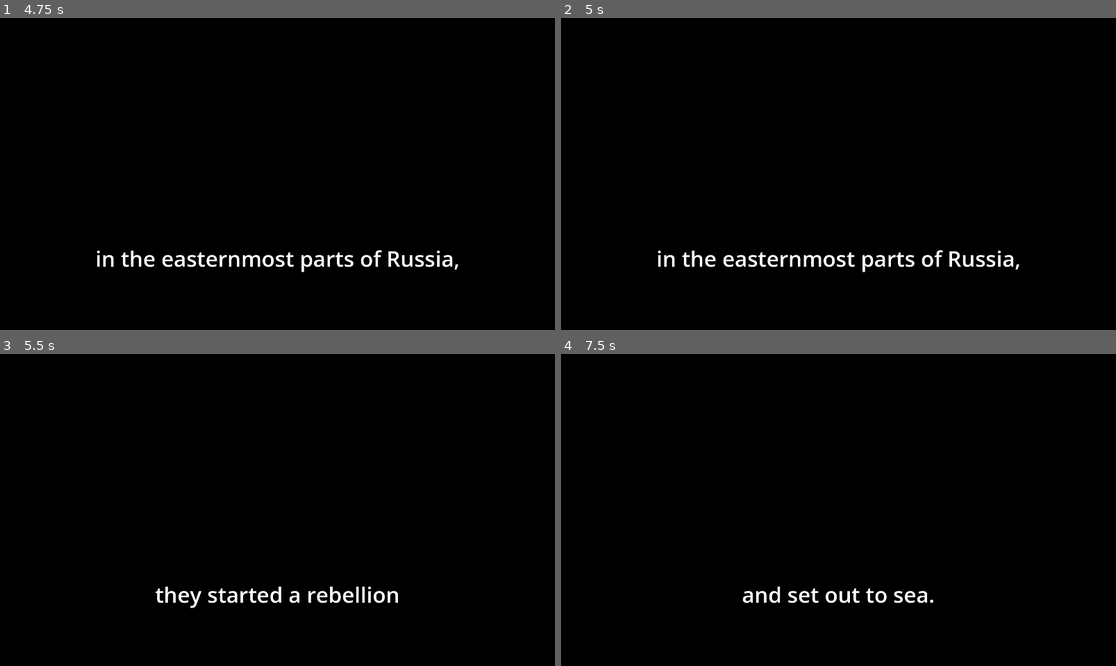
Above: before the commit, frames 1-4 (two rows, left to right).
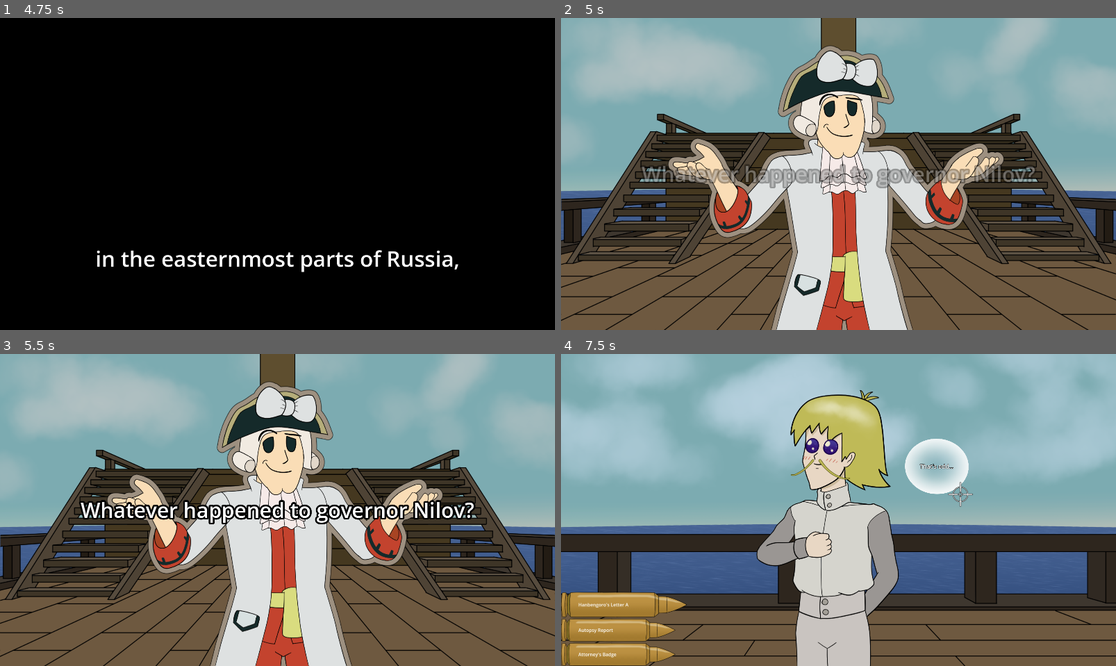
Above: after the commit, the same moments.

Repository: JamJestSimon/Danbengoro
Game: Godot game, scene res://MainMenu/main_menu.tscn
Two runs of this game, one before a commit and one after it. Both use one fixed random seed, a clock stepped at 60 frames per second and the inputs below. Sound files missing from this copy of the repository are replaced by a short silence.
Inputs (mouse positions are in pixels of both pictures, inside the frame that each line leads up to):
- Up to frame 1 (4.75 s): click "Start" at 0.5 s; tap Enter at 1.25, 2.75, 4.25 s; move the mouse to (399, 158) at 1.27 s; hold Space (SpeedUp) 1.28-2.03 s; click (399, 158) at 1.42 s; move the mouse to (166, 189) at 2.02 s; hold Ctrl (SlowDown) 2.03-2.78 s; click (166, 189) at 2.17 s; move the mouse to (333, 105) at 2.77 s; hold Space (SpeedUp) 2.78-4.28 s; click (333, 105) at 2.92 s; move the mouse to (249, 236) at 3.52 s; click (249, 236) at 3.67 s; move the mouse to (444, 220) at 4.27 s; hold Ctrl (SlowDown) from 4.28 s (still down); click (444, 220) at 4.42 s
- Up to frame 2 (5 s): keep holding Ctrl (SlowDown); tap Escape (Pause) at 4.9 s
- Up to frame 3 (5.5 s): keep holding Ctrl (SlowDown); move the mouse to (111, 463) at 5.02 s; click (111, 463) at 5.17 s
- Up to frame 4 (7.5 s): tap Space (SpeedUp) at 5.75 s; move the mouse to (866, 510) at 5.77 s; click (866, 510) at 5.92 s; move the mouse to (755, 432) at 6.52 s; release Ctrl (SlowDown) at 6.53 s; hold Space (SpeedUp) from 6.53 s (still down); click (755, 432) at 6.67 s; move the mouse to (960, 494) at 7.27 s; click (960, 494) at 7.42 s

Frame 1 is identical in both runs. In frame 2, 96% of the frame differs, in the area x 0-100%, y 0-100%; in frame 3, 95%; in frame 4, 98%.

Commit message:
controls in pause menu, skip intro (Escape), restart stage in pause

Diff:
--- a/MainMenu/main_menu.tscn
+++ b/MainMenu/main_menu.tscn
@@ -109,7 +109,7 @@
 theme_override_font_sizes/normal_font_size = 48
 theme_override_font_sizes/bold_font_size = 72
 text = "Game:
-Roczo, Simon, Paczor
+Roczo, JamJestSimon, Paczor
 ---
 Voice Acting:
 Natalia Napiórkowska, Tomasz Murawski
--- a/data/intro.json
+++ b/data/intro.json
@@ -1,368 +1,368 @@
 {
-    "lines": [
-        {
-            "text": "This is a story of four unfortunate men",
-            "image": ""
-        },
-        {
-            "text": "who embarked on a dangerous adventure",
-            "image": ""
-        },
-        {
-            "text": "aboard the ship \"St. Paul and Peter\"",
-            "image": ""
-        },
-        {
-            "text": "at the evening of the 18th century.",
-            "image": ""
-        },
-        {
-            "text": "Having been forced to live",
-            "image": ""
-        },
-        {
-            "text": "in the easternmost parts of Russia,",
-            "image": ""
-        },
-        {
-            "text": "they started a rebellion",
-            "image": ""
-        },
-        {
-            "text": "in which governor Grigorii Nilov was killed,",
-            "image": ""
-        },
-        {
-            "text": "they secured a ship",
-            "image": ""
-        },
-        {
-            "text": "and set out to sea.",
-            "image": ""
-        },
-        {
-            "text": "Each of these men left a record of their voyage,",
-            "image": ""
-        },
-        {
-            "text": "but each of them told a wildly different story.",
-            "image": ""
-        },
-        {
-            "text": "",
-            "image": ""
-        },
-        {
-            "text": "First, our main hero,",
-            "image": ""
-        },
-        {
-            "text": "Baron Maurice de Benyovsky.",
-            "image": "B"
-        },
-        {
-            "text": "Never truly a baron,",
-            "image": "B"
-        },
-        {
-            "text": "his story is that of unlikely adventures",
-            "image": "B"
-        },
-        {
-            "text": "and marvels of his command.",
-            "image": "B"
-        },
-        {
-            "text": "He claimed to be the sole commander,",
-            "image": "B"
-        },
-        {
-            "text": "unwilling slayer of the governor,",
-            "image": "B"
-        },
-        {
-            "text": "explorer of Alaska",
-            "image": "B"
-        },
-        {
-            "text": "and an amazing diplomat.",
-            "image": "B"
-        },
-        {
-            "text": "",
-            "image": ""
-        },
-        {
-            "text": "Next up is the Baron's right-hand man,",
-            "image": ""
-        },
-        {
-            "text": "Ippolit Stepanov.",
-            "image": "S"
-        },
-        {
-            "text": "Having travelled through Siberia together,",
-            "image": "S"
-        },
-        {
-            "text": "over time they grew apart.",
-            "image": "S"
-        },
-        {
-            "text": "In his retelling of the events,",
-            "image": "S"
-        },
-        {
-            "text": "Stepanov claimed to be the sole captain,",
-            "image": "S"
-        },
-        {
-            "text": "while his \"Hungarian Baron\"",
-            "image": "S"
-        },
-        {
-            "text": "was just a thorn in his side.",
-            "image": "S"
-        },
-        {
-            "text": "",
-            "image": ""
-        },
-        {
-            "text": "Third in this curious set",
-            "image": ""
-        },
-        {
-            "text": "is Ivan Ryumin,",
-            "image": "R"
-        },
-        {
-            "text": "who upon reading the diaries of Lord Anson,",
-            "image": "R"
-        },
-        {
-            "text": "craved for an adventure of his own.",
-            "image": "R"
-        },
-        {
-            "text": "His account is that of wonder and emotion",
-            "image": "R"
-        },
-        {
-            "text": "upon witnessing the exotic beauty",
-            "image": "R"
-        },
-        {
-            "text": "of the world outside Siberia.",
-            "image": "R"
-        },
-        {
-            "text": "Perpetually amazed by his findings,",
-            "image": "R"
-        },
-        {
-            "text": "he was never in the center of the story,",
-            "image": "R"
-        },
-        {
-            "text": "which made his description of it",
-            "image": "R"
-        },
-        {
-            "text": "significantly more objective.",
-            "image": "R"
-        },
-        {
-            "text": "",
-            "image": ""
-        },
-        {
-            "text": "Last but not least,",
-            "image": ""
-        },
-        {
-            "text": "an unfortunate soul",
-            "image": "I"
-        },
-        {
-            "text": "by the name of Gerasim Izmailov.",
-            "image": "I"
-        },
-        {
-            "text": "Having planned a mutiny",
-            "image": "I"
-        },
-        {
-            "text": "to end Benyovsky's command,",
-            "image": "I"
-        },
-        {
-            "text": "he was abandoned",
-            "image": "I"
-        },
-        {
-            "text": "on a deserted island,",
-            "image": "I"
-        },
-        {
-            "text": "where he lost his mind,",
-            "image": "I"
-        },
-        {
-            "text": "plotted revenge",
-            "image": "I"
-        },
-        {
-            "text": "and was saved one year later.",
-            "image": "I"
-        },
-        {
-            "text": "Having obained a ship of his own,",
-            "image": "I"
-        },
-        {
-            "text": "he set out on the Baron's trail,",
-            "image": "I"
-        },
-        {
-            "text": "only to learn the hard way",
-            "image": "I"
-        },
-        {
-            "text": "that the Japanese shores",
-            "image": "I"
-        },
-        {
-            "text": "are a hostile land",
-            "image": "I"
-        },
-        {
-            "text": "due to a series of letters",
-            "image": "I"
-        },
-        {
-            "text": "dubbed the \"Hanbengoro's Warning\".",
-            "image": "I"
-        },
-        {
-            "text": "Having lost hope,",
-            "image": "I"
-        },
-        {
-            "text": "he explored tha shores of Alaska,",
-            "image": "I"
-        },
-        {
-            "text": "where now he meets the expedition",
-            "image": "I"
-        },
-        {
-            "text": "led by Captain James Cook,",
-            "image": "I"
-        },
-        {
-            "text": "with you being the only Russian on board.",
-            "image": "I"
-        },
-        {
-            "text": "",
-            "image": ""
-        },
-        {
-            "text": "He asks you for one tiny favor",
-            "image": ""
-        },
-        {
-            "text": "not to him, but to the Motherland",
-            "image": ""
-        },
-        {
-            "text": "and to the Empress Catherine II",
-            "image": ""
-        },
-        {
-            "text": "to enact revenge on the \"Baron\"",
-            "image": ""
-        },
-        {
-            "text": "by making him admit",
-            "image": ""
-        },
-        {
-            "text": "that he's the Hanbengoro.",
-            "image": ""
-        },
-        {
-            "text": "The power of his determination",
-            "image": ""
-        },
-        {
-            "text": "sent you on a journey",
-            "image": ""
-        },
-        {
-            "text": "beyond the shores of the mortal coil",
-            "image": ""
-        },
-        {
-            "text": "to take him down",
-            "image": ""
-        },
-        {
-            "text": "in the mystical ship",
-            "image": ""
-        },
-        {
-            "text": "called \"Collective Subconscious\".",
-            "image": ""
-        },
-        {
-            "text": "",
-            "image": ""
-        },
-        {
-            "text": "RED thought bubbles are those you can shoot,",
-            "image": ""
-        },
-        {
-            "text": "as well as use as bullets.",
-            "image": ""
-        },
-        {
-            "text": "RIGHT-CLICK a red bubble to load it,",
-            "image": ""
-        },
-        {
-            "text": "LEFT-CLICK one to shoot it.",
-            "image": ""
-        },
-        {
-            "text": "SCROLL to cycle through them.",
-            "image": ""
-        },
-        {
-            "text": "The right combination will let you go further.",
-            "image": ""
-        },
-        {
-            "text": "There is always one correct argument.",
-            "image": ""
-        },
-        {
-            "text": "CTRL will slow down time,",
-            "image": ""
-        },
-        {
-            "text": "while SPACE will speed it up.",
-            "image": ""
-        },
-        {
-            "text": "Good luck, commander.",
-            "image": ""
-        },
-        {
-            "text": "Why don't we start with one important question:",
-            "image": ""
-        }
-    ]
+	"lines": [
+		{
+			"text": "This is a story of four unfortunate men",
+			"image": ""
+		},
+		{
+			"text": "who embarked on a dangerous adventure",
+			"image": ""
+		},
+		{
+			"text": "aboard the ship \"St. Paul and Peter\"",
+			"image": ""
+		},
+		{
+			"text": "at the evening of the 18th century.",
+			"image": ""
+		},
+		{
+			"text": "Having been forced to live",
+			"image": ""
+		},
+		{
+			"text": "in the easternmost parts of Russia,",
+			"image": ""
+		},
+		{
+			"text": "they started a rebellion",
+			"image": ""
+		},
+		{
+			"text": "in which governor Grigorii Nilov was killed,",
+			"image": ""
+		},
+		{
+			"text": "they secured a ship",
+			"image": ""
+		},
+		{
+			"text": "and set out to sea.",
+			"image": ""
+		},
+		{
+			"text": "Each of these men left a record of their voyage,",
+			"image": ""
+		},
+		{
+			"text": "but each of them told a wildly different story.",
+			"image": ""
+		},
+		{
+			"text": "",
+			"image": ""
+		},
+		{
+			"text": "First, our main hero,",
+			"image": ""
+		},
+		{
+			"text": "Baron Maurice de Benyovsky.",
+			"image": "B"
+		},
+		{
+			"text": "Never truly a baron,",
+			"image": "B"
+		},
+		{
+			"text": "his story is that of unlikely adventures",
+			"image": "B"
+		},
+		{
+			"text": "and marvels of his command.",
+			"image": "B"
+		},
+		{
+			"text": "He claimed to be the sole commander,",
+			"image": "B"
+		},
+		{
+			"text": "unwilling slayer of the governor,",
+			"image": "B"
+		},
+		{
+			"text": "explorer of Alaska",
+			"image": "B"
+		},
+		{
+			"text": "and an amazing diplomat.",
+			"image": "B"
+		},
+		{
+			"text": "",
+			"image": ""
+		},
+		{
+			"text": "Next up is the Baron's right-hand man,",
+			"image": ""
+		},
+		{
+			"text": "Ippolit Stepanov.",
+			"image": "S"
+		},
+		{
+			"text": "Having travelled through Siberia together,",
+			"image": "S"
+		},
+		{
+			"text": "over time they grew apart.",
+			"image": "S"
+		},
+		{
+			"text": "In his retelling of the events,",
+			"image": "S"
+		},
+		{
+			"text": "Stepanov claimed to be the sole captain,",
+			"image": "S"
+		},
+		{
+			"text": "while his \"Hungarian Baron\"",
+			"image": "S"
+		},
+		{
+			"text": "was just a thorn in his side.",
+			"image": "S"
+		},
+		{
+			"text": "",
+			"image": ""
+		},
+		{
+			"text": "Third in this curious set",
+			"image": ""
+		},
+		{
+			"text": "is Ivan Ryumin,",
+			"image": "R"
+		},
+		{
+			"text": "who upon reading the diaries of Lord Anson,",
+			"image": "R"
+		},
+		{
+			"text": "craved for an adventure of his own.",
+			"image": "R"
+		},
+		{
+			"text": "His account is that of wonder and emotion",
+			"image": "R"
+		},
+		{
+			"text": "upon witnessing the exotic beauty",
+			"image": "R"
+		},
+		{
+			"text": "of the world outside Siberia.",
+			"image": "R"
+		},
+		{
+			"text": "Perpetually amazed by his findings,",
+			"image": "R"
+		},
+		{
+			"text": "he was never in the center of the story,",
+			"image": "R"
+		},
+		{
+			"text": "which made his description of it",
+			"image": "R"
+		},
+		{
+			"text": "significantly more objective.",
+			"image": "R"
+		},
+		{
+			"text": "",
+			"image": ""
+		},
+		{
+			"text": "Last but not least,",
+			"image": ""
+		},
+		{
+			"text": "an unfortunate soul",
+			"image": "I"
+		},
+		{
+			"text": "by the name of Gerasim Izmailov.",
+			"image": "I"
+		},
+		{
+			"text": "Having planned a mutiny",
+			"image": "I"
+		},
+		{
+			"text": "to end Benyovsky's command,",
+			"image": "I"
+		},
+		{
+			"text": "he was abandoned",
+			"image": "I"
+		},
+		{
+			"text": "on a deserted island,",
+			"image": "I"
+		},
+		{
+			"text": "where he lost his mind,",
+			"image": "I"
+		},
+		{
+			"text": "plotted revenge",
+			"image": "I"
+		},
+		{
+			"text": "and was saved one year later.",
+			"image": "I"
+		},
+		{
+			"text": "Having obained a ship of his own,",
+			"image": "I"
+		},
+		{
+			"text": "he set out on the Baron's trail,",
+			"image": "I"
+		},
+		{
+			"text": "only to learn the hard way",
+			"image": "I"
+		},
+		{
+			"text": "that the Japanese shores",
+			"image": "I"
+		},
+		{
+			"text": "are a hostile land",
+			"image": "I"
+		},
+		{
+			"text": "due to a series of letters",
+			"image": "I"
+		},
+		{
+			"text": "dubbed the \"Hanbengoro's Warning\".",
+			"image": "I"
+		},
+		{
+			"text": "Having lost hope,",
+			"image": "I"
+		},
+		{
+			"text": "he explored tha shores of Alaska,",
+			"image": "I"
+		},
+		{
+			"text": "where now he meets the expedition",
+			"image": "I"
+		},
+		{
+			"text": "led by Captain James Cook,",
+			"image": "I"
+		},
+		{
+			"text": "with you being the only Russian on board.",
+			"image": "I"
+		},
+		{
+			"text": "",
+			"image": ""
+		},
+		{
+			"text": "He asks you for one tiny favor",
+			"image": ""
+		},
+		{
+			"text": "not to him, but to the Motherland",
+			"image": ""
+		},
+		{
+			"text": "and to the Empress Catherine II",
+			"image": ""
+		},
+		{
+			"text": "to enact revenge on the \"Baron\"",
+			"image": ""
+		},
+		{
+			"text": "by making him admit",
+			"image": ""
+		},
+		{
+			"text": "that he's the Hanbengoro.",
+			"image": ""
+		},
+		{
+			"text": "The power of his determination",
+			"image": ""
+		},
+		{
+			"text": "sent you on a journey",
+			"image": ""
+		},
+		{
+			"text": "beyond the shores of the mortal coil",
+			"image": ""
+		},
+		{
+			"text": "to take him down",
+			"image": ""
+		},
+		{
+			"text": "in the mystical ship",
+			"image": ""
+		},
+		{
+			"text": "called \"Collective Subconscious\".",
+			"image": ""
+		},
+		{
+			"text": "",
+			"image": ""
+		},
+		{
+			"text": "RED thought bubbles are those you can shoot,",
+			"image": ""
+		},
+		{
+			"text": "as well as use as bullets.",
+			"image": ""
+		},
+		{
+			"text": "RIGHT-CLICK a red bubble to load it,",
+			"image": ""
+		},
+		{
+			"text": "LEFT-CLICK one to shoot it.",
+			"image": ""
+		},
+		{
+			"text": "SCROLL to cycle through them.",
+			"image": ""
+		},
+		{
+			"text": "The right combination will let you go further.",
+			"image": ""
+		},
+		{
+			"text": "There is always one correct argument.",
+			"image": ""
+		},
+		{
+			"text": "CTRL will slow down time,",
+			"image": ""
+		},
+		{
+			"text": "while SPACE will speed it up.",
+			"image": ""
+		},
+		{
+			"text": "Good luck, commander.",
+			"image": ""
+		},
+		{
+			"text": "Why don't we start with one important question:",
+			"image": ""
+		}
+	]
   }
--- a/project.godot
+++ b/project.godot
@@ -34,6 +34,7 @@
 
 folder_colors={
 "res://MainMenu/": "green",
+"res://SFX/": "yellow",
 "res://music/": "blue"
 }
 
--- a/scenes/shooting_stage.tscn
+++ b/scenes/shooting_stage.tscn
@@ -105,7 +105,6 @@
 [node name="PauseMenu" type="CanvasLayer" parent="."]
 process_mode = 3
 layer = 100
-visible = false
 script = ExtResource("10_kxbn5")
 
 [node name="ColorRect" type="ColorRect" parent="PauseMenu"]
@@ -140,10 +139,30 @@
 theme_override_font_sizes/font_size = 72
 text = "Resume"
 
+[node name="RestartStage" type="Button" parent="PauseMenu/VBoxContainer"]
+layout_mode = 2
+theme_override_font_sizes/font_size = 72
+text = "Restart Stage"
+
 [node name="ToMenu" type="Button" parent="PauseMenu/VBoxContainer"]
 layout_mode = 2
 theme_override_font_sizes/font_size = 72
 text = "Exit to Menu"
+
+[node name="RichTextLabel4" type="RichTextLabel" parent="PauseMenu"]
+anchors_preset = 12
+anchor_top = 1.0
+anchor_right = 1.0
+anchor_bottom = 1.0
+offset_top = -134.0
+grow_horizontal = 2
+grow_vertical = 0
+theme_override_font_sizes/normal_font_size = 48
+bbcode_enabled = true
+text = "[center]RIGHT-CLICK a red bubble to load it | LEFT-CLICK one to shoot it
+CTRL - slow down time | Space - speed it up[/center]"
+fit_content = true
+scroll_active = false
 
 [node name="Music" type="AudioStreamPlayer" parent="."]
 stream = ExtResource("11_yc2wb")
@@ -157,4 +176,5 @@
 bus = &"SFX"
 
 [connection signal="button_down" from="PauseMenu/VBoxContainer/Resume" to="PauseMenu" method="_on_resume_button_down"]
+[connection signal="button_down" from="PauseMenu/VBoxContainer/RestartStage" to="PauseMenu" method="_on_restart_stage_button_down"]
 [connection signal="button_down" from="PauseMenu/VBoxContainer/ToMenu" to="PauseMenu" method="_on_to_menu_button_down"]
--- a/scripts/intro_controller.gd
+++ b/scripts/intro_controller.gd
@@ -17,7 +17,7 @@
 
 func next_line() -> void:
 	if line == lines_total:
-		get_tree().change_scene_to_file("res://scenes/shooting_stage.tscn")
+		changeToNextScene()
 	else:
 		var selected_image = jsonData["lines"][line]["image"]
 		speaker.visible = true
@@ -36,8 +36,13 @@
 		speechbox.text = "[center]%s[/center]" % text
 		line += 1
 
+func changeToNextScene():
+	get_tree().change_scene_to_file("res://scenes/shooting_stage.tscn")
+
 func _input(event: InputEvent) -> void:
 	if event is InputEventMouseButton:
 		var mouse_event = event as InputEventMouseButton
 		if mouse_event.button_index == 1 and mouse_event.pressed:
 			next_line()
+	elif event.is_action_pressed("Pause"):
+		changeToNextScene()
--- a/scripts/pause_menu.gd
+++ b/scripts/pause_menu.gd
@@ -21,3 +21,10 @@
 	get_tree().paused = false
 	Input.set_mouse_mode(Input.MOUSE_MODE_VISIBLE)
 	get_tree().change_scene_to_file("res://MainMenu/main_menu.tscn")
+
+
+func _on_restart_stage_button_down():
+	get_tree().paused = false
+	visible = false
+	get_tree().call_group(&"Bubble","queue_free")
+	owner.call("restart_stage")
Not shown, added: music/A Singular Perversion.mp3.import
Not shown: 1 places in scenes/intro.tscn that only renumber resources
